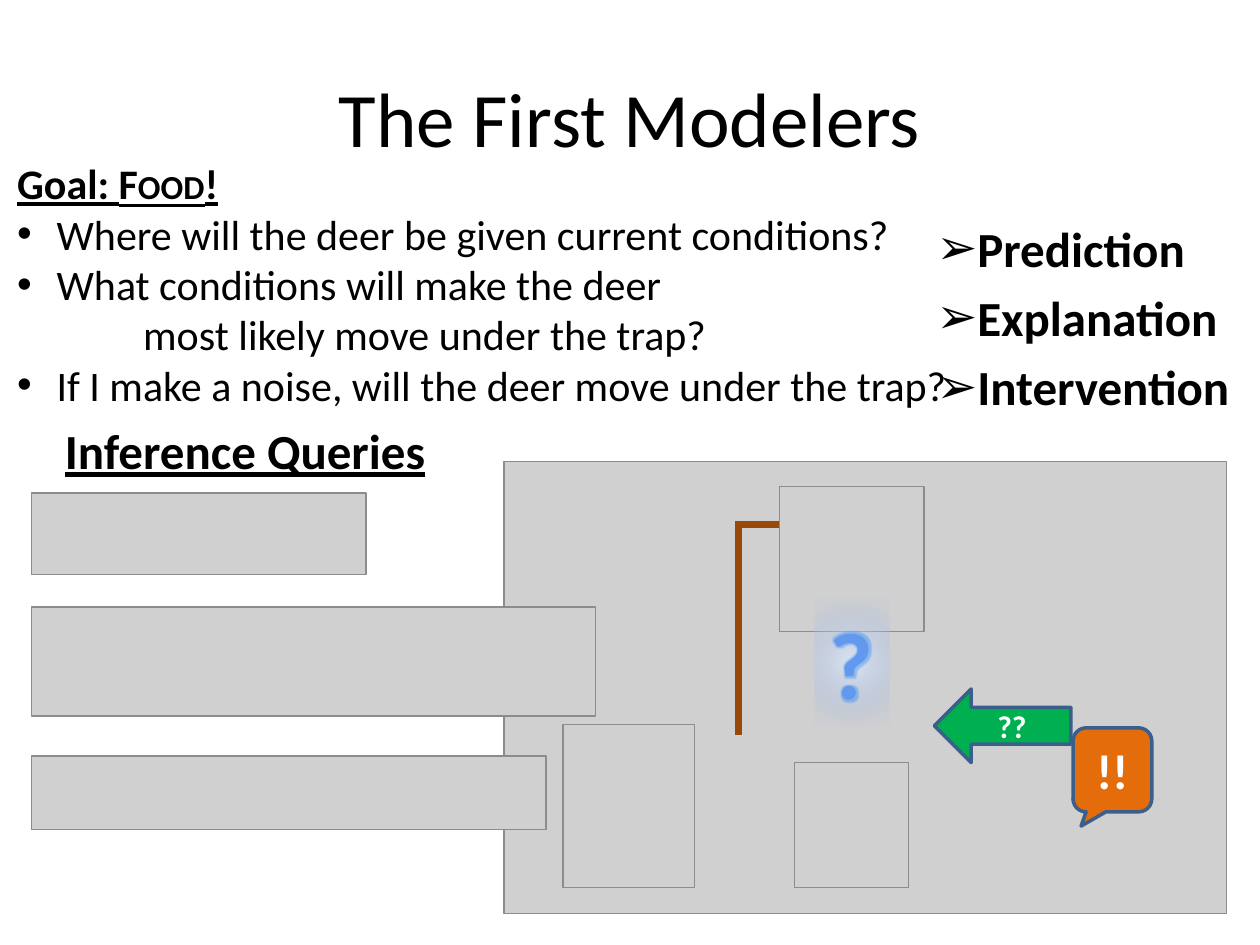
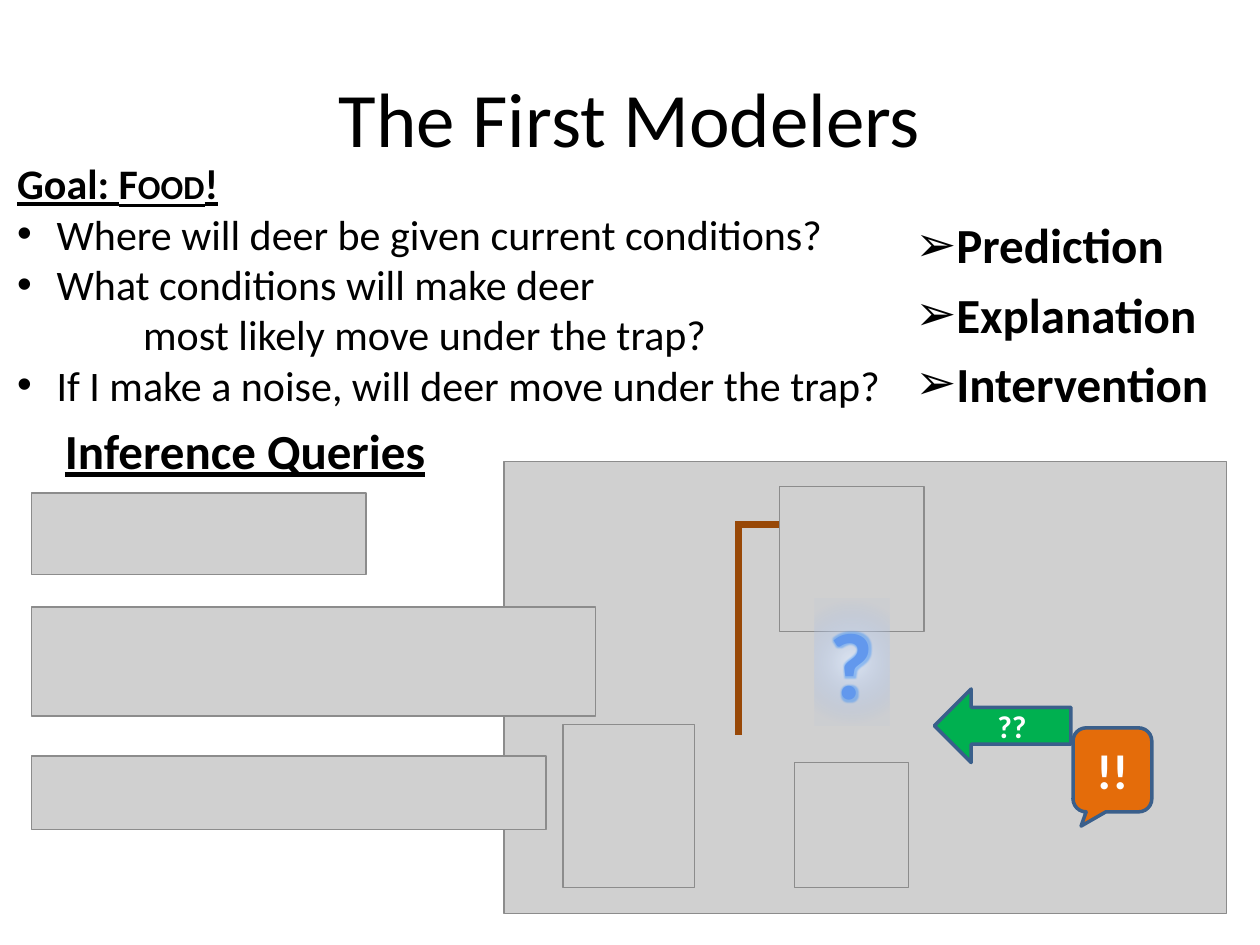
Before and after one commit to dhutchis/ModelTalk, a slide deck: slide 3 of ModelTalk.pptx. Drawn at 1260x945 pixels with LibreOffice and Linux fonts; fonts in the diff are those of the drawing; grey boxes stand for pictures. Boxes give left, top, right and bottom in pixels: in the first picture for what was removed or moved away, otherwise in the second. Text is boxed around its words. In the diff, an @@ line names an element or a change of style, - is before the commit and + after.

```diff
--- a/ModelTalk.pptx
+++ b/ModelTalk.pptx
@@ text "Prediction": place and size @@
-text "Prediction" at box(977, 232, 1229, 406)
+text "Prediction" at box(956, 228, 1208, 403)
@@ text at box(57, 220, 879, 408): text changed @@
-• Where will the deer be given current conditions?
-• What conditions will make the deer
-  most likely move under the trap?
-• If I make a noise, will the deer move under the trap?
+• Where will deer be given current conditions?
+• What conditions will make deer
+  most likely move under the trap?
+• If I make a noise, will deer move under the trap?
```
Also in this commit, not shown: 3 other slides changed, 5 slides added, 4 slides removed, 1 other file.
